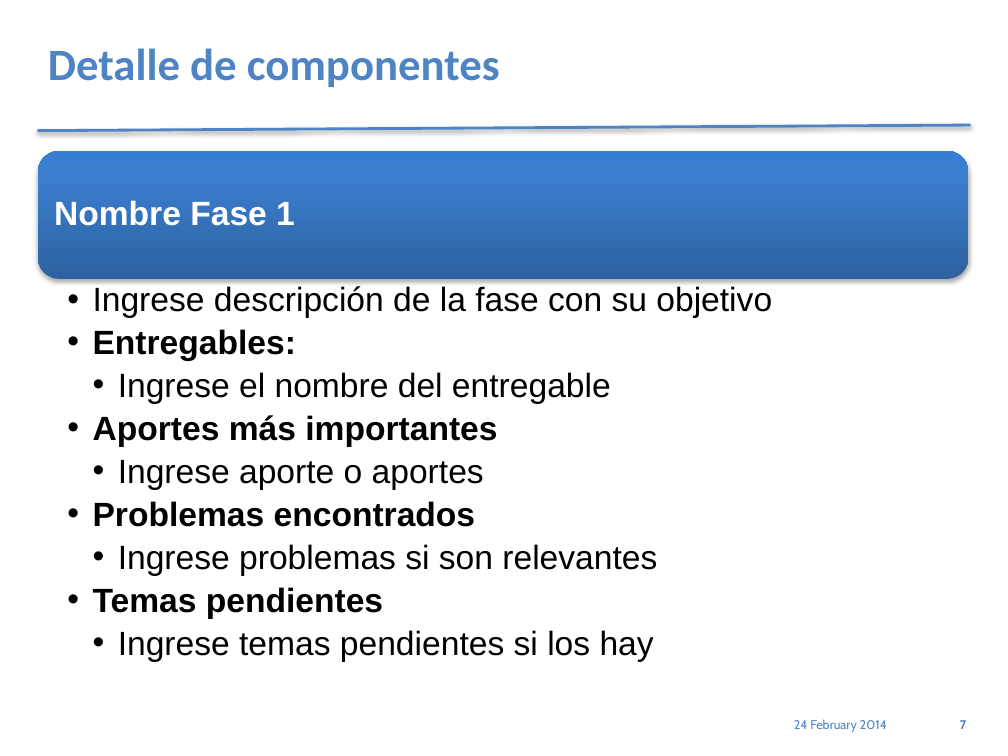
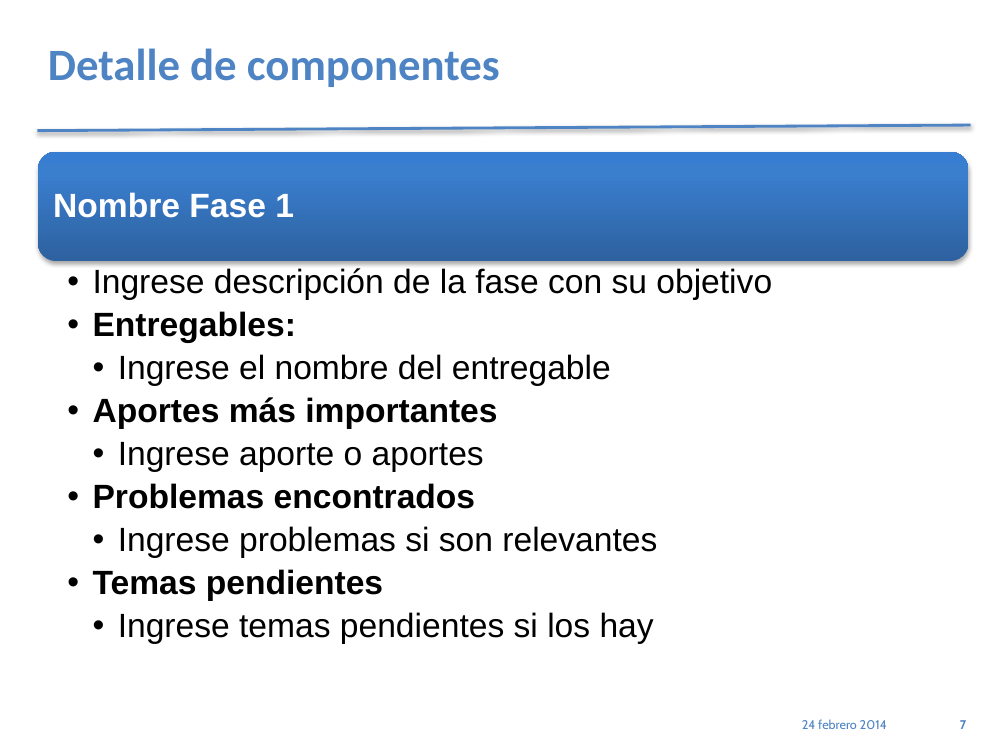
Before and after one commit to jholoc/proyectoScrapy, a slide deck: slide 7 of PlantillaPresetnacionPracticum_4.1.pptx. Drawn at 1008x756 pixels with LibreOffice and Linux fonts; fonts in the diff are those of the drawing. Boxes give left, top, right and bottom in pixels: in the first picture for what was removed or moved away, otherwise in the second. Text is boxed around its words. In the diff, an @@ line names an element or a change of style, - is before the commit and + after.

```diff
--- a/PlantillaPresetnacionPracticum_4.1.pptx
+++ b/PlantillaPresetnacionPracticum_4.1.pptx
@@ rounded rectangle: place and size @@
-rounded rectangle at [38,151,969,279]
+rounded rectangle at [38,152,969,262]
@@ text "Nombre Fase 1": place and size @@
-text "Nombre Fase 1" at [54,200,295,226]
+text "Nombre Fase 1" at [53,192,294,218]
@@ text "Ingrese descripción de la fase ...": place and size @@
-text "Ingrese descripción de la fase ..." at [93,286,772,662]
+text "Ingrese descripción de la fase ..." at [93,268,772,644]
@@ text at [802,719,887,729]: text changed @@
-24 February 2014
+24 febrero 2014
```
Also in this commit, not shown: 11 other slides changed, 2 other files.
